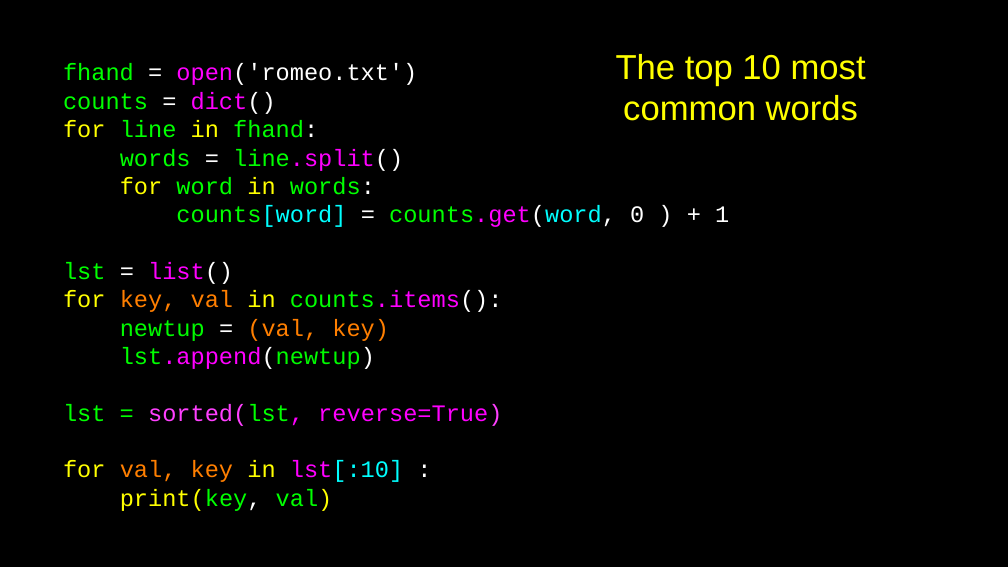
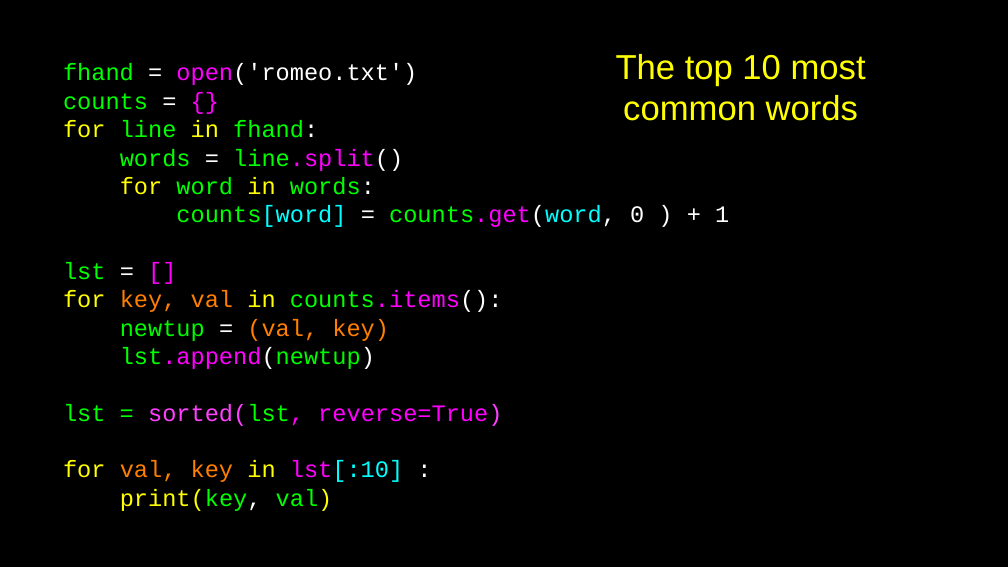
Before and after one commit to csev/py4e, a slide deck: slide 13 of lectures3/Pythonlearn-10-Tuples.pptx. Drawn at 1008x567 pixels with LibreOffice and Linux fonts; fonts in the diff are those of the drawing. Boxes give left, top, right and bottom in pixels: in the first picture for what was removed or moved away, otherwise in the second. Text is boxed around its words. In the diff, an @@ line names an element or a change of style, - is before the commit and + after.

```diff
--- a/lectures3/Pythonlearn-10-Tuples.pptx
+++ b/lectures3/Pythonlearn-10-Tuples.pptx
@@ text at box(63, 93, 148, 110): text changed @@
-counts = dict()
+counts = {}
@@ text at box(63, 262, 106, 280): text changed; text colour #FF00FF to #00FF00 @@
-lst = list()
+lst = []
```
Also in this commit, not shown: 2 other files.
